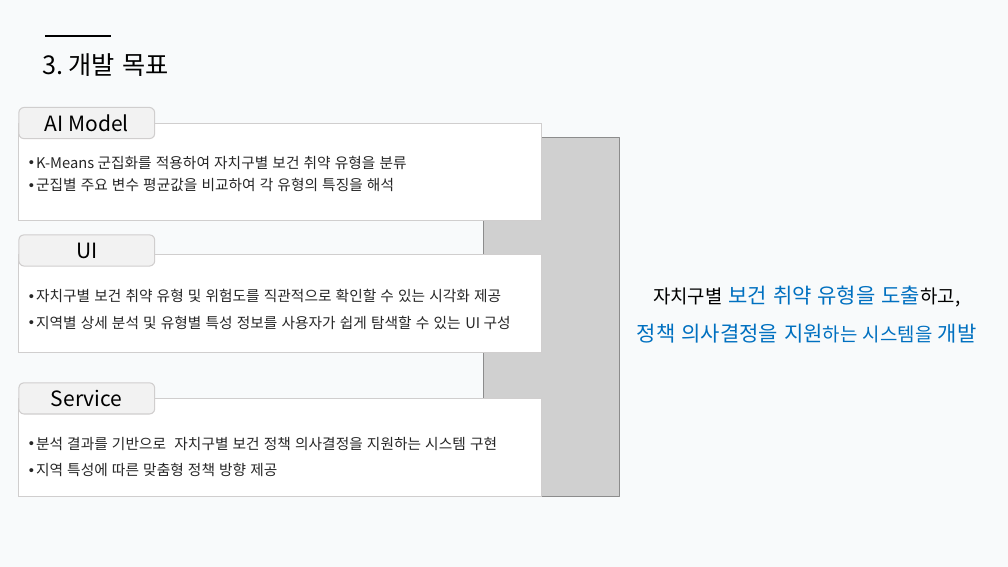
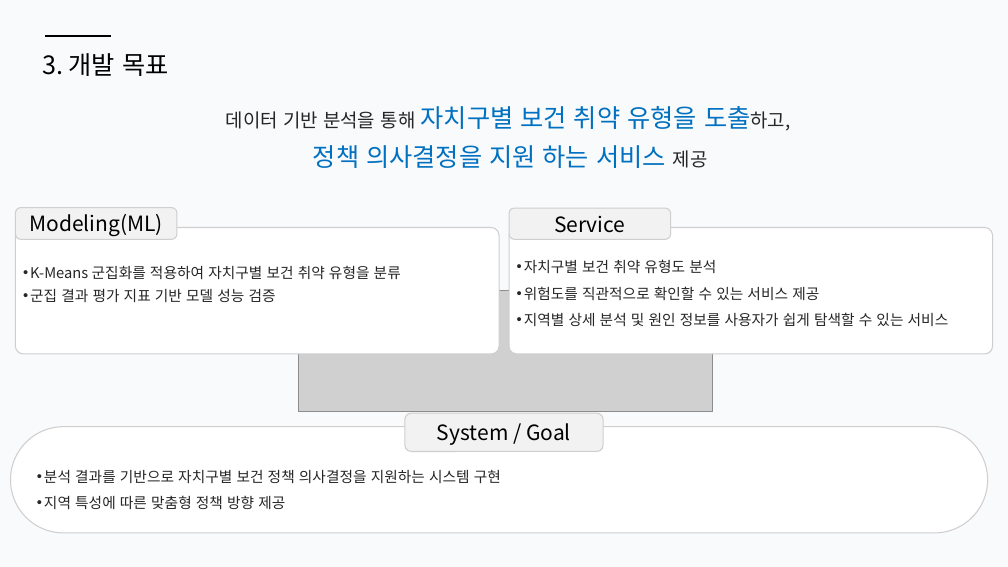
Before and after one commit to seongwook0217/SeongWook, a slide deck: slide 4 of 1차 프로젝트(머신러닝)/1. 기획서.pptx. Drawn at 1008x567 pixels with LibreOffice and Linux fonts; fonts in the diff are those of the drawing; grey boxes stand for pictures. Boxes give left, top, right and bottom in pixels: in the first picture for what was removed or moved away, otherwise in the second. Text is boxed around its words. In the diff, an @@ line names an element or a change of style, - is before the commit and + after.

```diff
--- a/1차 프로젝트(머신러닝)/1. 기획서.pptx
+++ b/1차 프로젝트(머신러닝)/1. 기획서.pptx
@@ rounded rectangle removed at box(19, 107, 155, 138) @@
-AI Model
@@ text at box(226, 106, 790, 168): text changed; size 20 to 24 pt @@
-자치구별 보건 취약 유형을 도출하고,
-정책 의사결정을 지원하는 시스템을 개발
+데이터 기반 분석을 통해 자치구별 보건 취약 유형을 도출하고,
+정책 의사결정을 지원 하는 서비스 제공
@@ rounded rectangle added at box(15, 208, 177, 240), fill #F2F2F2, outline #D0CECE 1 pt, 20 pt, text #000000 @@
+Modeling(ML)
@@ rounded rectangle "Service": place and size @@
-rounded rectangle "Service" at box(19, 383, 155, 414)
+rounded rectangle "Service" at box(509, 208, 671, 239)
@@ rounded rectangle: place and size @@
-rounded rectangle at box(19, 255, 541, 352)
+rounded rectangle at box(15, 228, 499, 354)
@@ rounded rectangle removed at box(19, 235, 155, 266) @@
-UI
@@ proportions changed in 3 elements at box(15, 228, 499, 354), box(11, 426, 988, 533), box(509, 228, 993, 354) @@
@@ rounded rectangle: place and size @@
-rounded rectangle at box(19, 123, 541, 221)
+rounded rectangle at box(509, 228, 993, 354)
@@ text "K-Means 군집화를 적용하여 자치구별 보건 ...": place and size @@
-text "K-Means 군집화를 적용하여 자치구별 보건 ..." at box(36, 155, 407, 191)
+text "K-Means 군집화를 적용하여 자치구별 보건 ..." at box(30, 266, 401, 302)
@@ text at box(524, 259, 949, 326): text changed @@
-• 자치구별 보건 취약 유형 및 위험도를 직관적으로 확인할 수 있는 시각화 제공
-• 지역별 상세 분석 및 유형별 특성 정보를 사용자가 쉽게 탐색할 수 있는 UI 구성
+• 자치구별 보건 취약 유형도 분석
+• 위험도를 직관적으로 확인할 수 있는 서비스 제공
+• 지역별 상세 분석 및 원인 정보를 사용자가 쉽게 탐색할 수 있는 서비스
@@ text at box(30, 289, 276, 302): text changed @@
-• 군집별 주요 변수 평균값을 비교하여 각 유형의 특징을 해석
+• 군집 결과 평가 지표 기반 모델 성능 검증
@@ picture at box(298, 291, 712, 411): rotation 90 to 180 degrees @@
@@ rounded rectangle added at box(405, 414, 603, 452), fill #F2F2F2, outline #D0CECE 1 pt, 20 pt, text #000000 @@
+System / Goal
@@ rounded rectangle: place and size @@
-rounded rectangle at box(19, 399, 541, 496)
+rounded rectangle at box(11, 426, 988, 533)
@@ text "분석 결과를 기반으로 자치구별 보건 ..." rewrapped from box(36, 437, 497, 476) to box(44, 470, 501, 509) @@
```
Also in this commit, not shown: 3 other slides changed, 2 other files.
